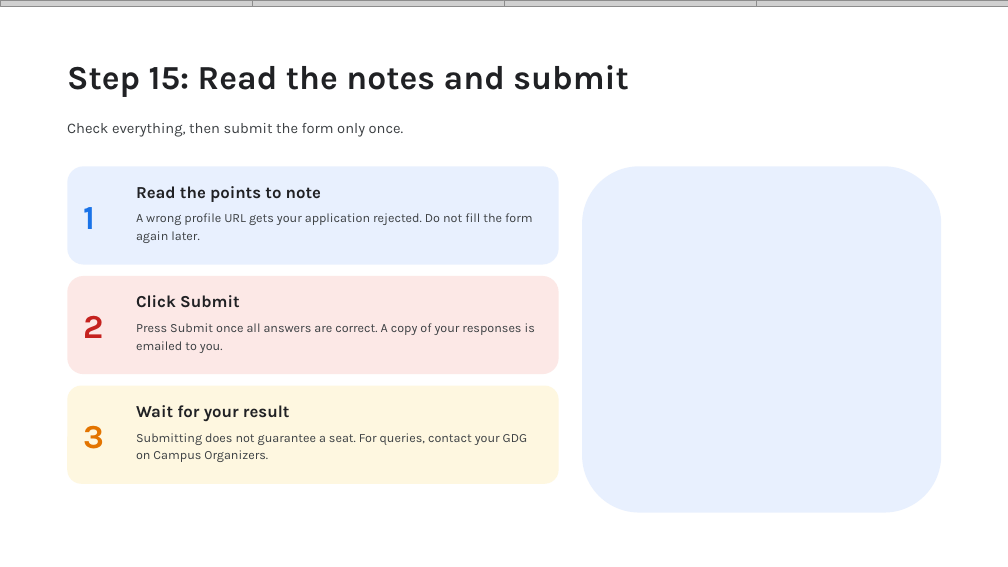
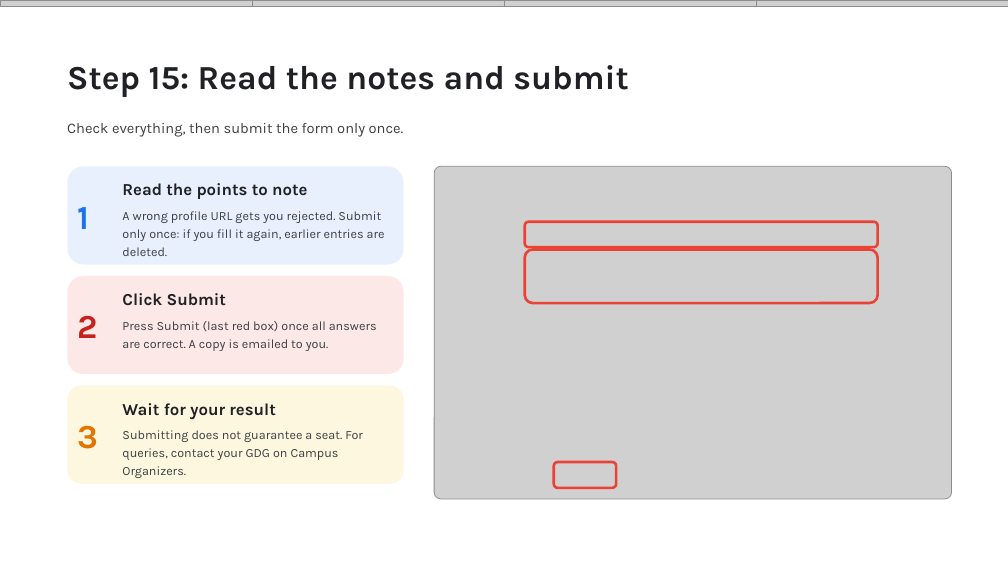
Before and after one commit to Viverun/Realism_Grade, a slide deck: slide 17 of Skill_Boost_Registration_Guide.pptx. Drawn at 1008x567 pixels with LibreOffice and Linux fonts; fonts in the diff are those of the drawing; grey boxes stand for pictures. Boxes give left, top, right and bottom in pixels: in the first picture for what was removed or moved away, otherwise in the second. Text is boxed around its words. In the diff, an @@ line names an element or a change of style, - is before the commit and + after.

```diff
--- a/Skill_Boost_Registration_Guide.pptx
+++ b/Skill_Boost_Registration_Guide.pptx
@@ rounded rectangle: place and size @@
-rounded rectangle at (67, 166, 559, 265)
+rounded rectangle at (67, 166, 404, 265)
@@ text "Read the points to note": place and size @@
-text "Read the points to note" at (136, 186, 321, 202)
+text "Read the points to note" at (122, 183, 307, 199)
@@ picture added at (434, 166, 951, 499) @@
@@ rounded rectangle removed at (582, 166, 941, 513) @@
@@ text at (122, 211, 385, 256): text changed @@
-A wrong profile URL gets your application rejected. Do not fill the form again later.
+A wrong profile URL gets you rejected. Submit only once: if you fill it again, earlier entries are deleted.
@@ rounded rectangle added at (525, 222, 878, 247), outline #EA4335 2.5 pt @@
@@ rounded rectangle added at (525, 250, 878, 303), outline #EA4335 2.5 pt @@
@@ rounded rectangle: place and size @@
-rounded rectangle at (67, 276, 559, 374)
+rounded rectangle at (67, 276, 404, 374)
@@ text "Click Submit": place and size @@
-text "Click Submit" at (136, 295, 239, 308)
+text "Click Submit" at (122, 293, 226, 306)
@@ text at (122, 321, 377, 351): text changed @@
-Press Submit once all answers are correct. A copy of your responses is emailed to you.
+Press Submit (last red box) once all answers are correct. A copy is emailed to you.
@@ rounded rectangle: place and size @@
-rounded rectangle at (67, 386, 559, 484)
+rounded rectangle at (67, 386, 404, 484)
@@ 3 texts: place and size @@
-3 texts at (83, 207, 104, 449)
+3 texts at (77, 207, 98, 449)
@@ text "Wait for your result": place and size @@
-text "Wait for your result" at (136, 405, 289, 421)
+text "Wait for your result" at (122, 403, 275, 419)
@@ text "Submitting does not guarantee a ..." rewrapped from (136, 433, 528, 462) to (122, 430, 363, 478) @@
@@ rounded rectangle added at (554, 462, 616, 488), outline #EA4335 2.5 pt @@
```
Also in this commit, not shown: 19 other slides changed.
